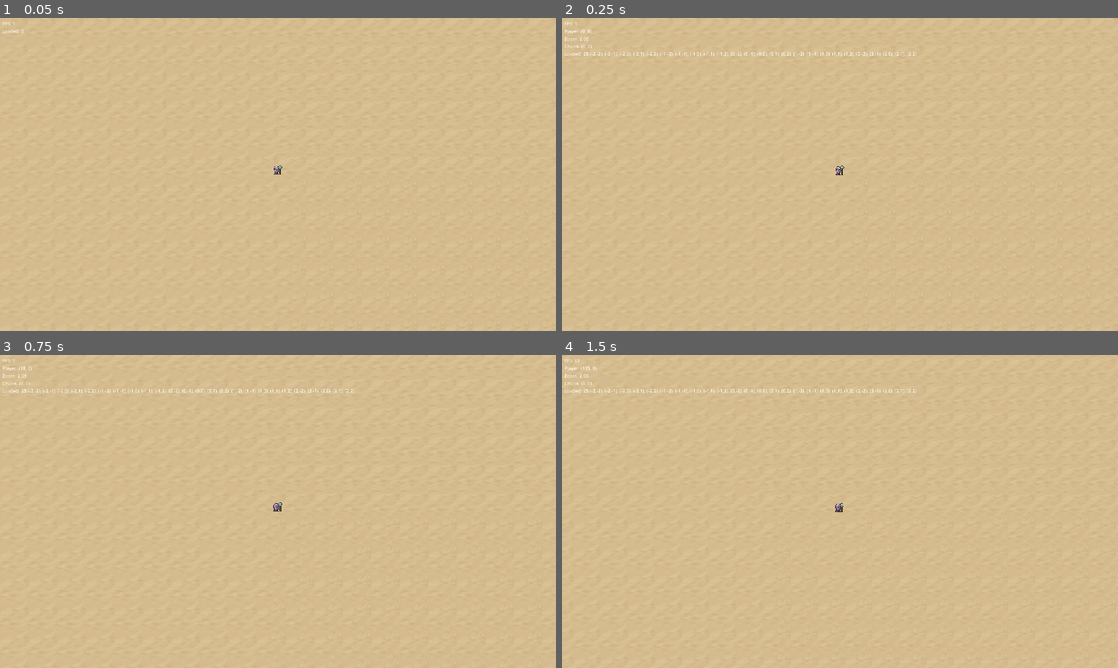
Above: before the commit, frames 1-4 (two rows, left to right).
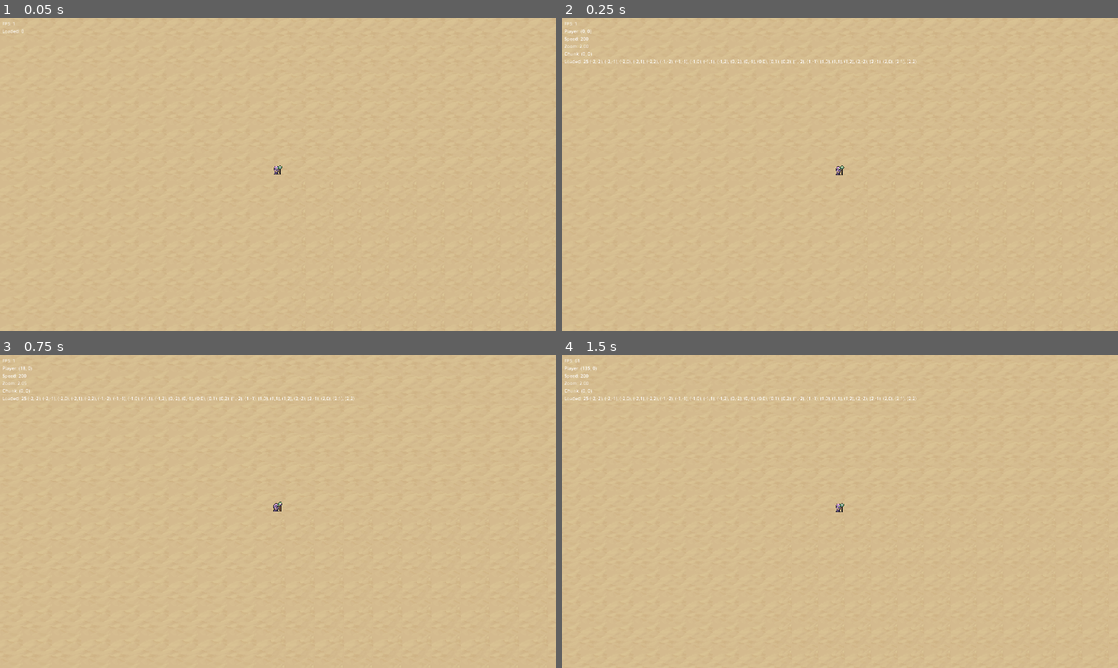
Above: after the commit, the same moments.

Repository: t0nn1x/aethergate
Game: Godot game, scene res://Map/main.tscn
The game is run twice, just before and just after one commit, with the same random seed, the same clock (stepped at 60 frames per second) and the same inputs.
Inputs:
- Up to frame 1 (0.05 s): no input
- Up to frame 2 (0.25 s): no input
- Up to frame 3 (0.75 s): tap Enter at 0.5 s; hold D (move_right) from 0.53 s (still down); tap = (camera_zoom_in) at 0.6 s
- Up to frame 4 (1.5 s): tap - (camera_zoom_out) at 0.8, 1.35 s; tap Space at 1.25 s; release D (move_right) at 1.28 s; hold [ (debug_speed_down, bound only after the commit) from 1.28 s (still down)

Frame 1 is identical in both runs. In frame 2, 0.5% of the frame differs, in the area x 0-64%, y 6-15%; in frame 3, 0.5%; in frame 4, 0.6%, in the area x 0-64%, y 6-51%.

Commit message:
implement debug speed control functionality

Diff:
--- a/Core/Debug/debug_overlay.gd
+++ b/Core/Debug/debug_overlay.gd
@@ -5,6 +5,12 @@
 @export var update_interval_seconds: float = 0.2
 @export var player_path: NodePath
 @export var chunk_manager_path: NodePath = ^"../ChunkManager"
+@export var speed_step: float = 25.0
+@export var speed_hold_rate: float = 150.0
+@export var speed_min: float = 0.0
+@export var speed_max: float = 1000.0
+@export var speed_increase_action: StringName = "debug_speed_up"
+@export var speed_decrease_action: StringName = "debug_speed_down"
 
 @onready var label: Label = $Label
 
@@ -20,6 +26,7 @@
 func _process(delta: float) -> void:
 	if not enabled:
 		return
+	_handle_speed_input(delta)
 	_time_accum += delta
 	if _time_accum < update_interval_seconds:
 		return
@@ -48,6 +55,7 @@
 	lines.append("FPS: %d" % Engine.get_frames_per_second())
 	if _player:
 		lines.append("Player: (%.0f, %.0f)" % [_player.global_position.x, _player.global_position.y])
+		lines.append("Speed: %.0f" % _player.movement_speed)
 		var camera = _player.get_node_or_null("Camera2D")
 		if camera and camera is Camera2D:
 			lines.append("Zoom: %.2f" % camera.zoom.x)
@@ -64,3 +72,19 @@
 		else:
 			lines.append("Loaded: 0")
 	label.text = "\n".join(lines)
+
+func _handle_speed_input(delta: float) -> void:
+	if not _player:
+		_resolve_nodes()
+	if not _player:
+		return
+	if Input.is_action_just_pressed(speed_increase_action):
+		_adjust_player_speed(speed_step)
+	if Input.is_action_just_pressed(speed_decrease_action):
+		_adjust_player_speed(-speed_step)
+	var direction = Input.get_action_strength(speed_increase_action) - Input.get_action_strength(speed_decrease_action)
+	if direction != 0.0 and speed_hold_rate > 0.0:
+		_adjust_player_speed(direction * speed_hold_rate * delta)
+
+func _adjust_player_speed(delta: float) -> void:
+	_player.movement_speed = clamp(_player.movement_speed + delta, speed_min, speed_max)
--- a/Entities/Player/player.gd
+++ b/Entities/Player/player.gd
@@ -17,6 +17,7 @@
 var _is_moving: bool = false
 var _bob_time: float = 0.0
 var _flip_tween: Tween = null
+var _camera_zoom_target: float = 1.0
 
 @export var idle_bob_speed: float = 3
 @export var move_bob_speed: float = 6
@@ -25,6 +26,7 @@
 @export var camera_zoom_step: float = 0.05
 @export var camera_zoom_min: float = 0.05
 @export var camera_zoom_max: float = 4.0
+@export var camera_zoom_hold_speed: float = 0.5
 @export var camera_zoom_in_action: StringName = "camera_zoom_in"
 @export var camera_zoom_out_action: StringName = "camera_zoom_out"
 
@@ -55,7 +57,8 @@
 	camera.enabled = true
 	camera.zoom = Vector2(2, 2)  # Adjust based on your tile size
 	camera.position_smoothing_enabled = false
-	_apply_camera_zoom(camera.zoom.x)
+	_camera_zoom_target = camera.zoom.x
+	_apply_camera_zoom(_camera_zoom_target)
 
 func set_facing(direction_x: float) -> void:
 	if direction_x == 0.0:
@@ -73,17 +76,30 @@
 	_bob_time += delta * speed
 	var offset = int(round(sin(_bob_time) * bob_amplitude_pixels))
 	sprite.position = Vector2(_base_sprite_offset.x, _base_sprite_offset.y + offset)
+	_apply_camera_zoom_hold(delta)
 
 func _unhandled_input(_event: InputEvent) -> void:
 	if Input.is_action_just_pressed(camera_zoom_in_action):
-		_apply_camera_zoom(camera.zoom.x + camera_zoom_step)
+		_apply_camera_zoom(_camera_zoom_target + camera_zoom_step)
 	if Input.is_action_just_pressed(camera_zoom_out_action):
-		_apply_camera_zoom(camera.zoom.x - camera_zoom_step)
+		_apply_camera_zoom(_camera_zoom_target - camera_zoom_step)
+
+func _apply_camera_zoom_hold(delta: float) -> void:
+	if camera_zoom_hold_speed <= 0.0:
+		return
+	var direction = Input.get_action_strength(camera_zoom_in_action) - Input.get_action_strength(camera_zoom_out_action)
+	if direction == 0.0:
+		return
+	_apply_camera_zoom(_camera_zoom_target + direction * camera_zoom_hold_speed * delta)
 
 func _apply_camera_zoom(value: float) -> void:
 	if not camera:
 		return
-	var snapped = clamp(snappedf(value, camera_zoom_step), camera_zoom_min, camera_zoom_max)
+	_camera_zoom_target = clamp(value, camera_zoom_min, camera_zoom_max)
+	var snapped = _camera_zoom_target
+	if camera_zoom_step > 0.0:
+		snapped = snappedf(_camera_zoom_target, camera_zoom_step)
+	snapped = clamp(snapped, camera_zoom_min, camera_zoom_max)
 	camera.zoom = Vector2(snapped, snapped)
 
 func _animate_flip(should_face_left: bool) -> void:
--- a/project.godot
+++ b/project.godot
@@ -98,6 +98,16 @@
 "events": [Object(InputEventKey,"resource_local_to_scene":false,"resource_name":"","device":-1,"window_id":0,"alt_press …(191 unchanged characters)…
 ]
 }
+debug_speed_up={
+"deadzone": 0.5,
+"events": [Object(InputEventKey,"resource_local_to_scene":false,"resource_name":"","device":-1,"window_id":0,"alt_pressed":false,"shift_pressed":false,"ctrl_pressed":false,"meta_pressed":false,"pressed":false,"keycode":93,"physical_keycode":0,"key_label":0,"unicode":93,"location":0,"echo":false,"script":null)
+]
+}
+debug_speed_down={
+"deadzone": 0.5,
+"events": [Object(InputEventKey,"resource_local_to_scene":false,"resource_name":"","device":-1,"window_id":0,"alt_pressed":false,"shift_pressed":false,"ctrl_pressed":false,"meta_pressed":false,"pressed":false,"keycode":91,"physical_keycode":0,"key_label":0,"unicode":91,"location":0,"echo":false,"script":null)
+]
+}
 
 [layer_names]
 
